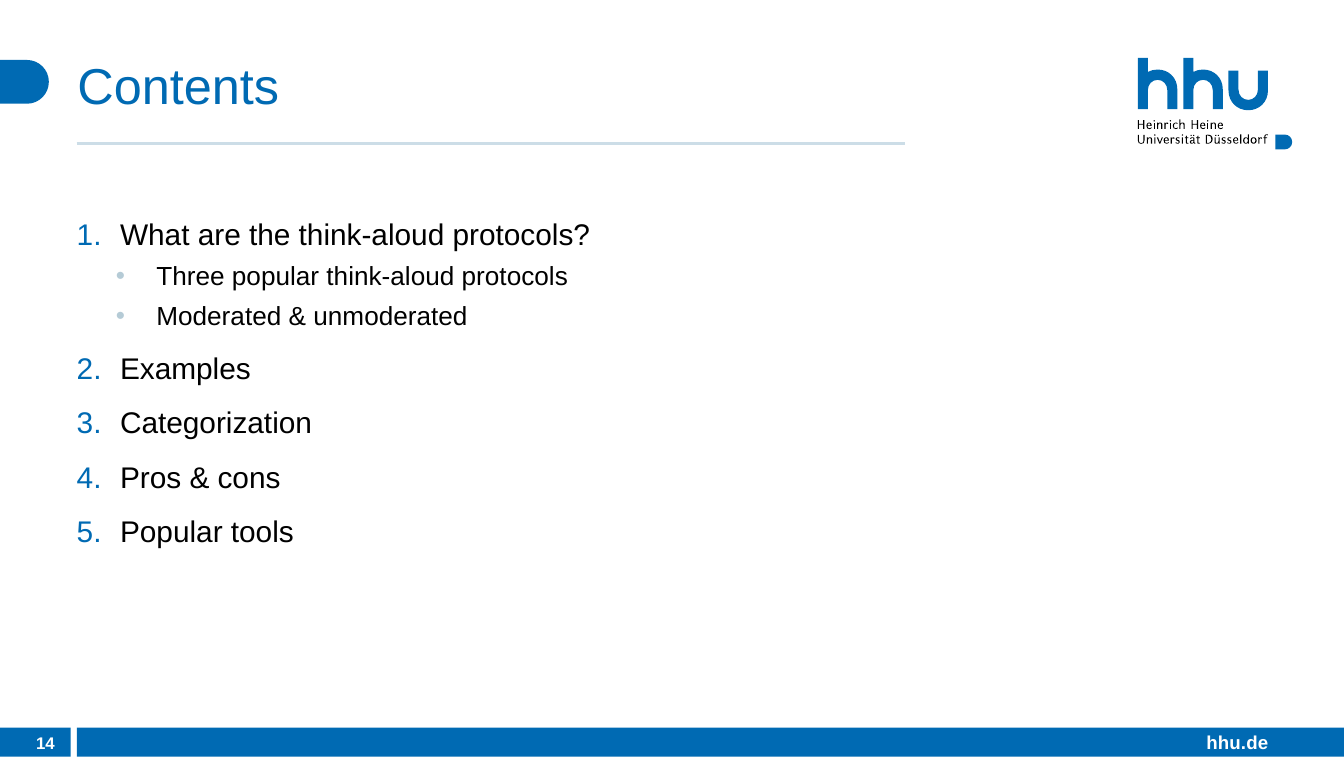
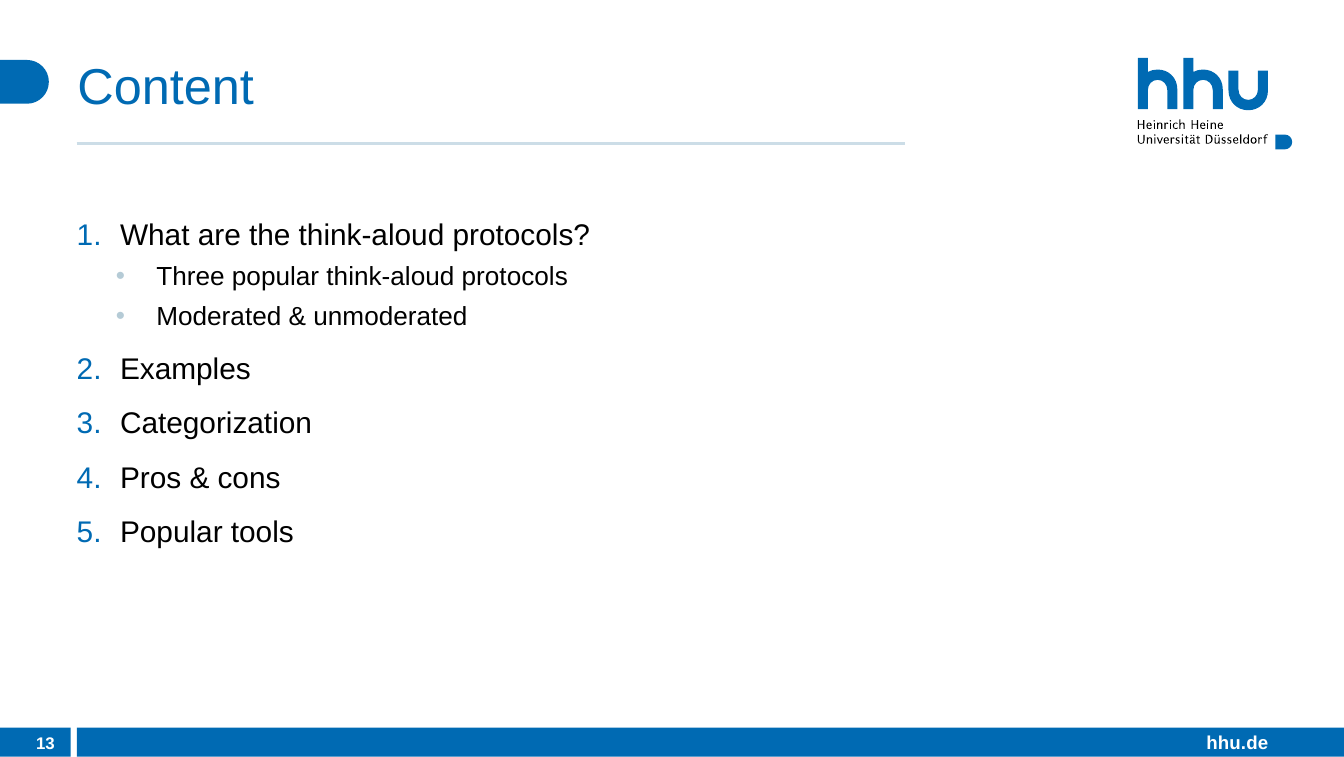
Before and after one commit to DerHyper/User-Experience-UX-Design-and-Management, a slide deck: slide 13 of Praesentation.pptx (slide 14 before the commit). Drawn at 1344x757 pixels with LibreOffice and Linux fonts; fonts in the diff are those of the drawing. Boxes give left, top, right and bottom in pixels: in the first picture for what was removed or moved away, otherwise in the second. Text is boxed around its words. In the diff, an @@ line names an element or a change of style, - is before the commit and + after.

```diff
--- a/Praesentation.pptx
+++ b/Praesentation.pptx
@@ title at (x1=77, y1=68, x2=253, y2=105): text changed @@
-Contents
+Content
@@ page number at (x1=36, y1=737, x2=55, y2=749): text changed @@
-14
+13
```
Also in this commit, not shown: 5 other slides changed.
